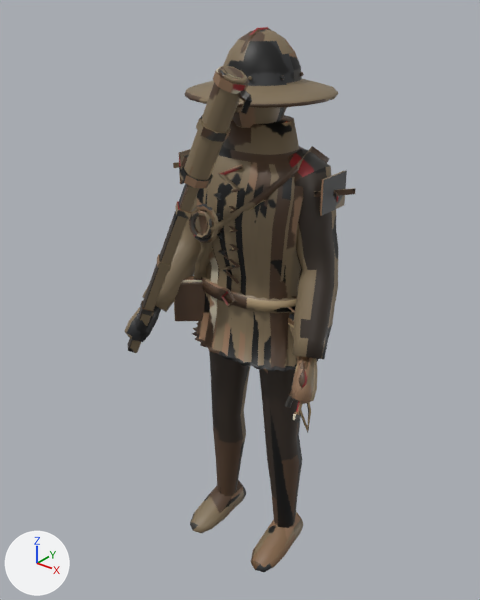
The FBX model Assets/Models/ArtBible/Enemies/Late/Handgunner/Handgunner.fbx, before and after one commit.
Camera for both pictures: a 50 mm lens placed at (1.172, -1.555, 1.902), pointed at (-0.043, -0.036, 0.96). Arrows for +X, +Y and +Z are at lower left; the lights stay in place. The older version comes first.

Objects in the first picture: 'Handgunner'.
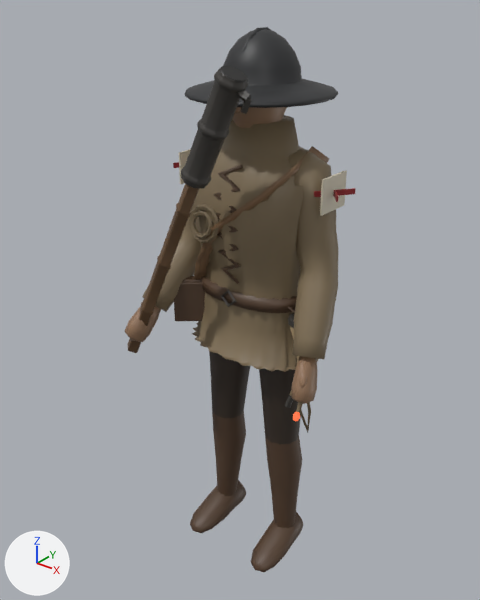
Location of each change, (x1, y1, x2, y2) in pixels of the pictures (480 x 600 px):
part 1 of me_handgunner, deleted: before (224, 67, 304, 80)
part 2 of me_handgunner, cut back: before (140, 66, 249, 316); after (128, 66, 248, 353)
part 3 of me_handgunner, surface changed: (125, 27, 356, 572) in both

What the commit changed:
me_handgunner is used by ob_handgunner; location (0.0, 0.0, 0.0).
me_handgunner had 2929 vertices, 2781 faces and spanned x -0.34..0.34, y -0.32..0.23, z 0.0..1.78.
me_handgunner now has 3105 vertices, 2977 faces and spans x -0.34..0.34, y -0.32..0.23, z 0.0..1.78.
me_handgunner part 1: 11 loose pieces with 224 vertices, spanning x -0.17..0.17, y -0.29..0.12, z 0.45..1.71, are deleted.
me_handgunner part 2: 14 vertices moved within x -0.21..0.12, y -0.3..-0.22, z 0.94..1.7; 48 vertices removed from x -0.27..0.16, y -0.31..-0.22, z 0.96..1.71; 448 vertices added at x -0.26..0.15, y -0.31..-0.22, z 0.94..1.71.
me_handgunner part 3: 2440 kept faces spanning x -0.34..0.34, y -0.32..0.23, z 0.0..1.78 get new texture (UV) coordinates.
